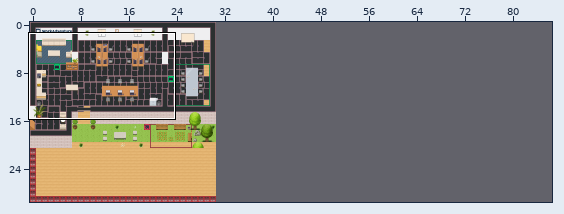
One commit to this Tiled map (JSON): office.tmj. The picture above shows the old version from afar; the outline marks the close-up.
Close-up. Old version:
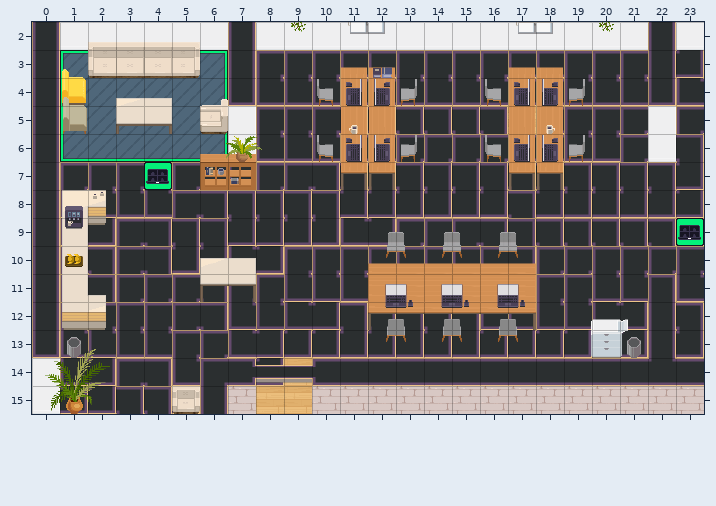
Cells are 32x32 px. Shown: x 0..23, y 2..15. The commit also changed other parts of the map, which this record leaves out. The old version is drawn lined up with the new one.
The same view after the edit:
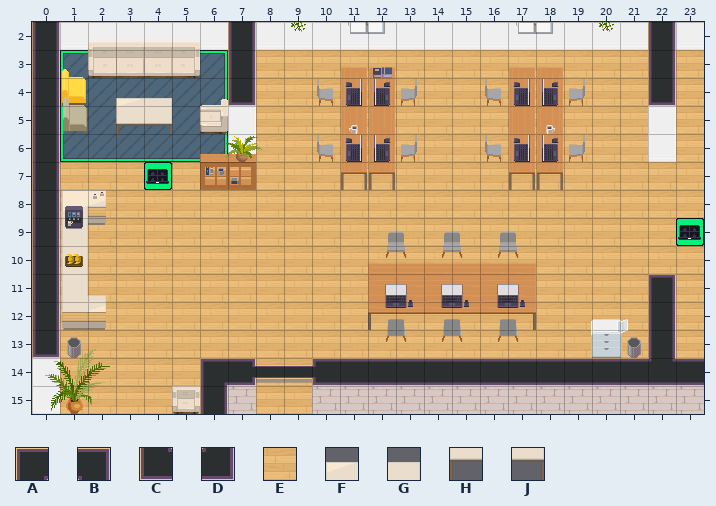
Key: from "WA_Room_Builder": A 28, B 29, C 53, D 54, E 350; from "WA_Tables": F 40, G 41, H 50, J 51.
_ is an empty cell, . an unchanged one.
The exact change:
map size 31x30 -> 87x30 cells
--- layer "floor/floor1"
@@ x 1..23 @@
- 3 .......AAAAAAAAAAAAAA.D
- 4 .......CCCCCCCCCCCCCC.C
- 5 .......AAABBBBBB.AAAA.A
- 6 .......CCCAAAAAAACCCA.B
- 7 AAA.AAAAABBBBBBBBBBBBBD
- 8 CCCCABBBBBDDDDDDBDDDDDD
- 9 CDABBBDDDDCDAAABBBBBBB.
-10 ABABDDCDAAAAAAAABAAAAAA
-11 ABAAABAACCC......AACC.C
-12 AAAAABCCCDBBBBBCCCCCD.B
-13 CCCCAACDDDDDDDDDDDD.D.D
-14 CDABC..D...............
-15 DDBB...................
+ 3 .......EEEEEEEEEEEEEE.E
+ 4 .......EEEEEEEEEEEEEE.E
+ 5 .......EEEEEEEEE.EEEE.E
+ 6 .......EEEEEEEEEEEEEE.E
+ 7 EEE.EEEEEEEEEEEEEEEEEEE
+ 8 EEEEEEEEEEEEEEEEEEEEEEE
+ 9 EEEEEEEEEEEEEEEEEEEEEE.
+10 EEEEEEEEEEEEEEEEEEEEEEE
+11 EEEEEEEEEEE......EEEE.E
+12 EEEEEEEEEEEEEEEEEEEEE.E
+13 EEEEEEEEEEEEEEEEEEE.E.E
+14 EEEEE..E...............
+15 EEEE...................
--- layer "furniture/furniture2"
@@ x 6..7 @@
-10 FG
-11 HJ
+10 __
+11 __
Boxes around the changes in both close-ups, in picture pixels (x1, y1, x2, y2):
changed: (60, 50, 704, 414)
